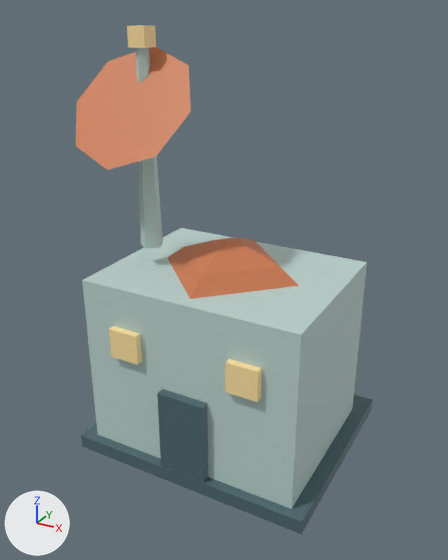
The glTF model game/modules/core/models/office.gltf as it was, and as the next commit left it.
The view is the same before and after, from a camera (50 mm lens) standing at (5.5, -10.43, 8.88) and looking at (-0.16, -0.14, 3.74). Lighting does not change. The marker at lower left points along +X, +Y and +Z. The first picture is the older version. Vertices at exactly the same position are counted once.

The first picture shows 'floor', 'house', 'mast'.
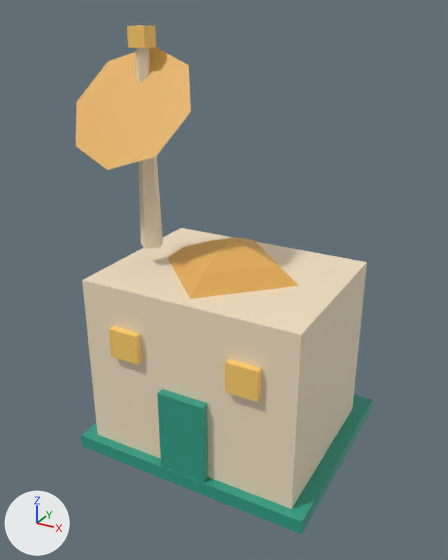
Boxes [x1, y1, x2, y2] around the edits, measured in the pictures (448 x 560 px):
part 1 of me_floor, recoloured (dark cyan to cyan)
    both: [81, 395, 372, 534]
part 2 of me_house, recoloured
    both: [167, 238, 299, 299]
part 3 of me_house, recoloured (beige to orange)
    both: [109, 326, 262, 402]
part 4 of me_house, recoloured (pale green to beige)
    both: [82, 228, 367, 509]
part 5 of me_house, recoloured (dark cyan to cyan)
    both: [157, 389, 208, 483]
part 6 of me_mast, recoloured
    both: [76, 47, 191, 170]
part 7 of me_mast, recoloured (pale green to beige)
    both: [136, 48, 163, 249]
part 8 of me_mast, recoloured (beige to orange)
    both: [127, 25, 156, 48]

The edits, one by one:
me_floor has 8 vertices, 12 faces and spans x -2.6..2.6, y -2.2..2.2, z 0.0..0.3.
me_floor is used by ob_floor; location (0.0, 0.0, 0.0).
me_floor part 1: 12 faces centred in x -2.6..2.6, y -2.2..2.2, z 0.0..0.3 are repainted in the vertex colours; the middle colour goes from dark cyan #4d686e to cyan #2f9d86.
me_house has 46 vertices, 72 faces and spans x -2.3..2.3, y -2.18..1.6, z 0.3..4.7.
me_house is used by ob_house; location (0.0, 0.0, 0.0).
me_house part 2: 24 faces centred in x -0.87..0.87, y -1.07..0.67, z 4.0..4.62 are repainted in the vertex colours; the middle colour goes from orange #cf7c50 to orange #e7b15a.
me_house part 3: 24 faces centred in x -1.61..1.61, y -2.14..-1.86, z 2.54..3.16 are repainted in the vertex colours; the middle colour goes from beige #ffe2a1 to orange #ffcf6b.
me_house part 4: 12 faces centred in x -2.3..2.3, y -2.0..1.6, z 0.3..4.0 are repainted in the vertex colours; the middle colour goes from pale green #bcd4cf to beige #f4e2c4.
me_house part 5: 12 faces centred in x -0.51..0.51, y -2.18..-1.82, z 0.3..2.06 are repainted in the vertex colours; the middle colour goes from dark cyan #4d686e to cyan #2f9d86.
me_mast has 38 vertices, 64 faces and spans x -2.88..-0.32, y -1.83..-0.24, z 4.4..8.58.
me_mast is used by ob_mast; location (0.0, 0.0, 0.0).
me_mast part 6: 32 faces centred in x -2.54..-0.66, y -1.52..-0.34, z 6.41..7.88 are repainted in the vertex colours; the middle colour goes from orange #cf7c50 to orange #e7b15a.
me_mast part 7: 20 faces centred in x -1.76..-1.45, y -0.74..-0.44, z 4.4..8.4 are repainted in the vertex colours; the middle colour goes from pale green #bcd4cf to beige #f4e2c4.
me_mast part 8: 12 faces centred in x -1.78..-1.42, y -0.78..-0.42, z 8.22..8.58 are repainted in the vertex colours; the middle colour goes from beige #ffe2a1 to orange #ffcf6b.
